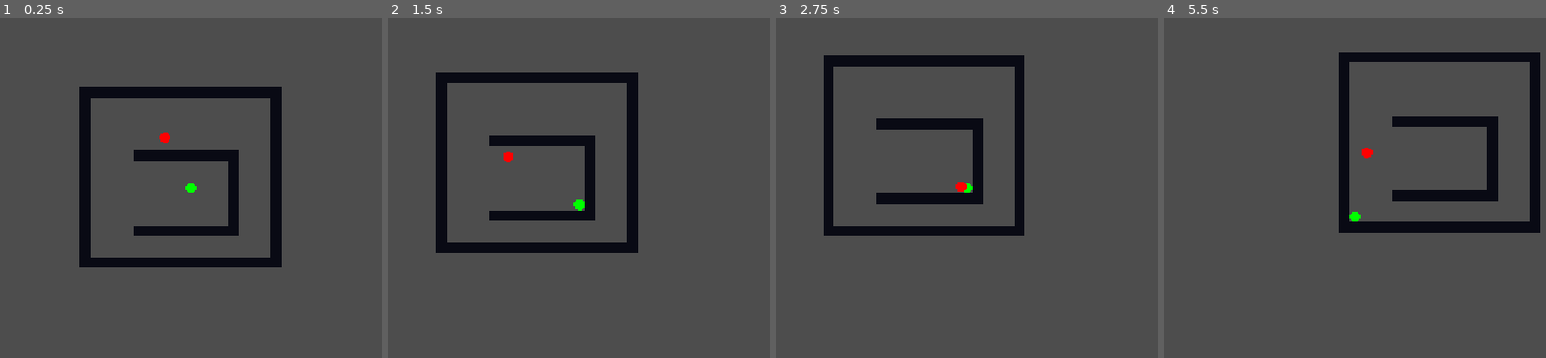
Above: before the commit, frames 1-4 (left to right).
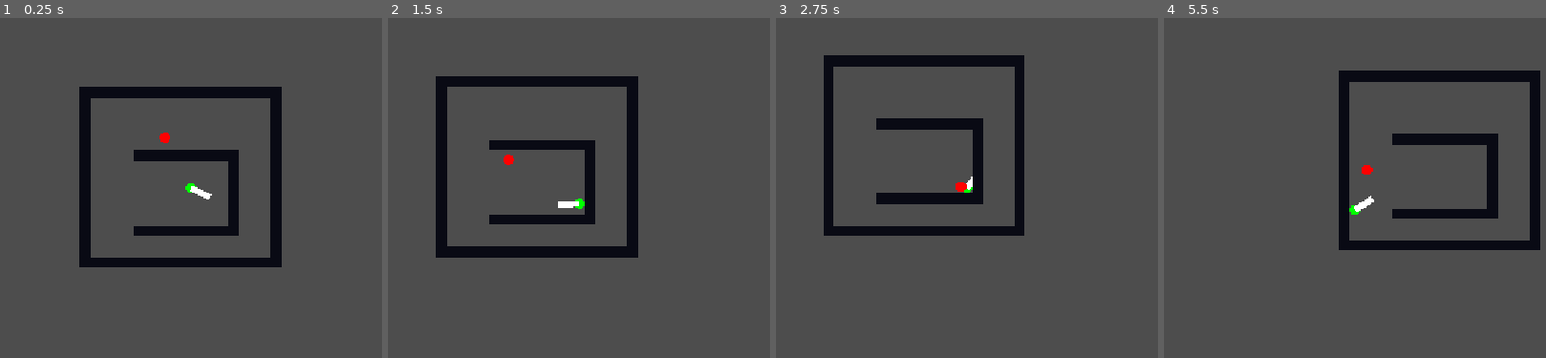
Above: after the commit, the same moments.

Repository: Kapcpa/gmtk-gamejam-2026
Game: Godot game, scene res://scenes/main.tscn
Two runs of this game, one before a commit and one after it. Both use one fixed random seed, a clock stepped at 60 frames per second and the inputs below.
Inputs (mouse positions are in pixels of both pictures, inside the frame that each line leads up to):
- Up to frame 1 (0.25 s): no input
- Up to frame 2 (1.5 s): move the mouse to (747, 167) at 0.52 s; hold D (right) 0.53-1.28 s; click (747, 167) at 0.6 s; move the mouse to (426, 208) at 1.27 s; hold S (down) from 1.28 s (still down); click (426, 208) at 1.35 s
- Up to frame 3 (2.75 s): move the mouse to (1043, 92) at 2.02 s; release S (down) at 2.03 s; hold D (right) from 2.03 s (still down); click (1043, 92) at 2.1 s
- Up to frame 4 (5.5 s): move the mouse to (1316, 273) at 2.77 s; release D (right) at 2.78 s; hold W (up) 2.78-3.53 s; click (1316, 273) at 2.85 s; move the mouse to (outside the picture) at 3.52 s; hold A (left) 3.53-5.03 s; click (outside the picture) at 3.6 s; move the mouse to (outside the picture) at 4.27 s; click (outside the picture) at 4.35 s; move the mouse to (1393, 188) at 5.02 s; hold S (down) from 5.03 s (still down); click (1393, 188) at 5.1 s

The runs differ from the first frame. In frame 1, 0.1% of the frame differs, in the area x 49-56%, y 49-54%; in frame 2, 3.8%; in frame 3, less than 0.1%; in frame 4, 10%, in the area x 45-99%, y 10-69%.

Commit message:
player attacking

Diff:
--- a/project.godot
+++ b/project.godot
@@ -42,6 +42,11 @@
 "events": [Object(InputEventKey,"resource_local_to_scene":false,"resource_name":"","device":-1,"window_id":0,"alt_press …(192 unchanged characters)…
 ]
 }
+attack={
+"deadzone": 0.2,
+"events": [Object(InputEventMouseButton,"resource_local_to_scene":false,"resource_name":"","device":-1,"window_id":0,"alt_pressed":false,"shift_pressed":false,"ctrl_pressed":false,"meta_pressed":false,"button_mask":1,"position":Vector2(354, 11),"global_position":Vector2(363, 59),"factor":1.0,"button_index":1,"canceled":false,"pressed":true,"double_click":false,"script":null)
+]
+}
 
 [layer_names]
 
--- a/scenes/main.tscn
+++ b/scenes/main.tscn
@@ -29,3 +29,4 @@
 
 [node name="enemy" parent="." unique_id=617679549 instance=ExtResource("3_sugp2")]
 position = Vector2(-30, -101)
+health = 3.0
--- a/scenes/player.tscn
+++ b/scenes/player.tscn
@@ -17,3 +17,10 @@
 [node name="Sprite2D" type="Sprite2D" parent="." unique_id=306335025]
 modulate = Color(0, 1, 0, 1)
 texture = ExtResource("2_g2els")
+
+[node name="melee_hitbox" type="RayCast2D" parent="." unique_id=1625755717]
+target_position = Vector2(0, 32)
+collision_mask = 4
+
+[node name="debug_melee" type="Line2D" parent="melee_hitbox" unique_id=1893905697]
+points = PackedVector2Array(0, 0, 0, 0)
--- a/scripts/enemy.gd
+++ b/scripts/enemy.gd
@@ -4,6 +4,8 @@
 @onready var tilemap: TileMapLayer = %tilemap
 
 const SPEED = 100.0
+
+@export var health: float
 
 var pathfinding_grid: AStarGrid2D
 var path: PackedVector2Array
@@ -43,3 +45,9 @@
 		velocity = Vector2.ZERO
 
 	move_and_slide()
+
+func take_damage(damage: float) -> void:
+	health -= damage
+	print(health)
+	if health <= 0:
+		queue_free()
--- a/scripts/player.gd
+++ b/scripts/player.gd
@@ -1,10 +1,26 @@
 extends CharacterBody2D
 
+@onready var melee_hitbox: RayCast2D = $melee_hitbox
+@onready var debug_melee: Line2D = $melee_hitbox/debug_melee
 
-const SPEED = 300.0
+const SPEED = 200.0
+const MELEE_RANGE = 32.0
 
 
 func _physics_process(delta: float) -> void:
 	var direction = Input.get_vector("left", "right", "up", "down")
 	velocity = direction * SPEED
 	move_and_slide()
+
+func _process(delta: float) -> void:
+	var melee_direction = to_local(get_global_mouse_position())
+
+	if melee_direction != Vector2.ZERO:
+		melee_hitbox.target_position = melee_direction.normalized() * MELEE_RANGE
+		debug_melee.points = [
+			Vector2.ZERO, melee_hitbox.target_position
+		]
+
+	if Input.is_action_just_pressed("attack") and melee_hitbox.is_colliding():
+		if melee_hitbox.get_collider().has_method("take_damage"):
+			melee_hitbox.get_collider().take_damage(1.0)
